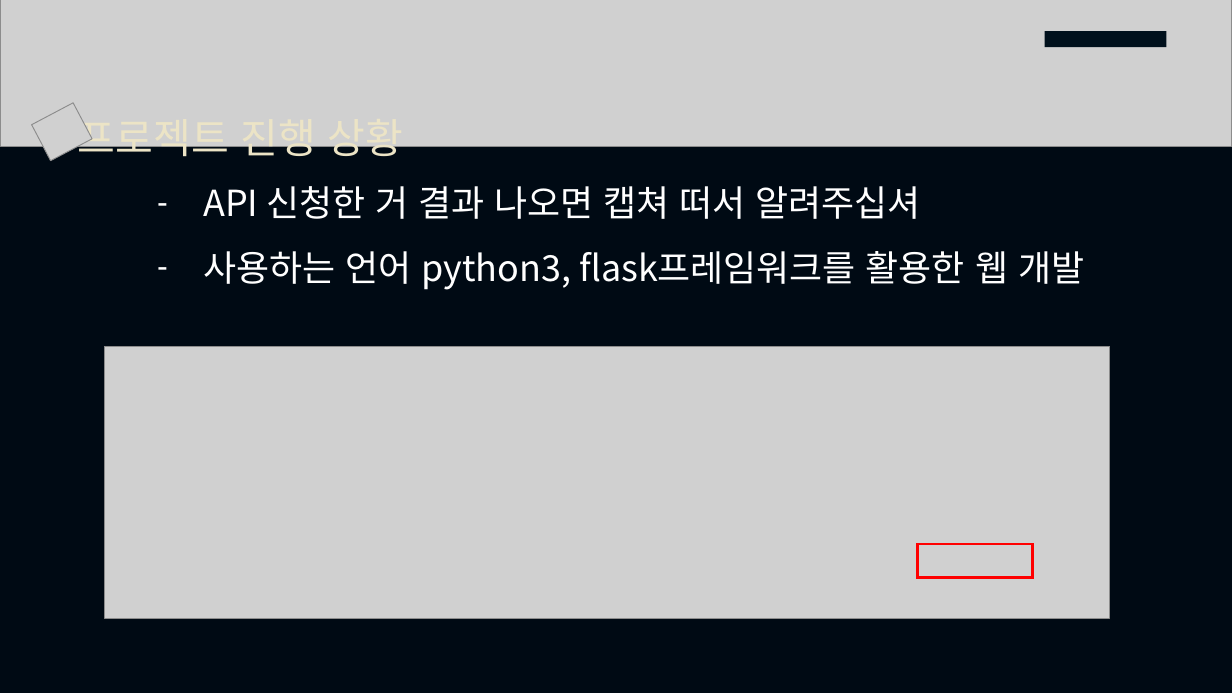
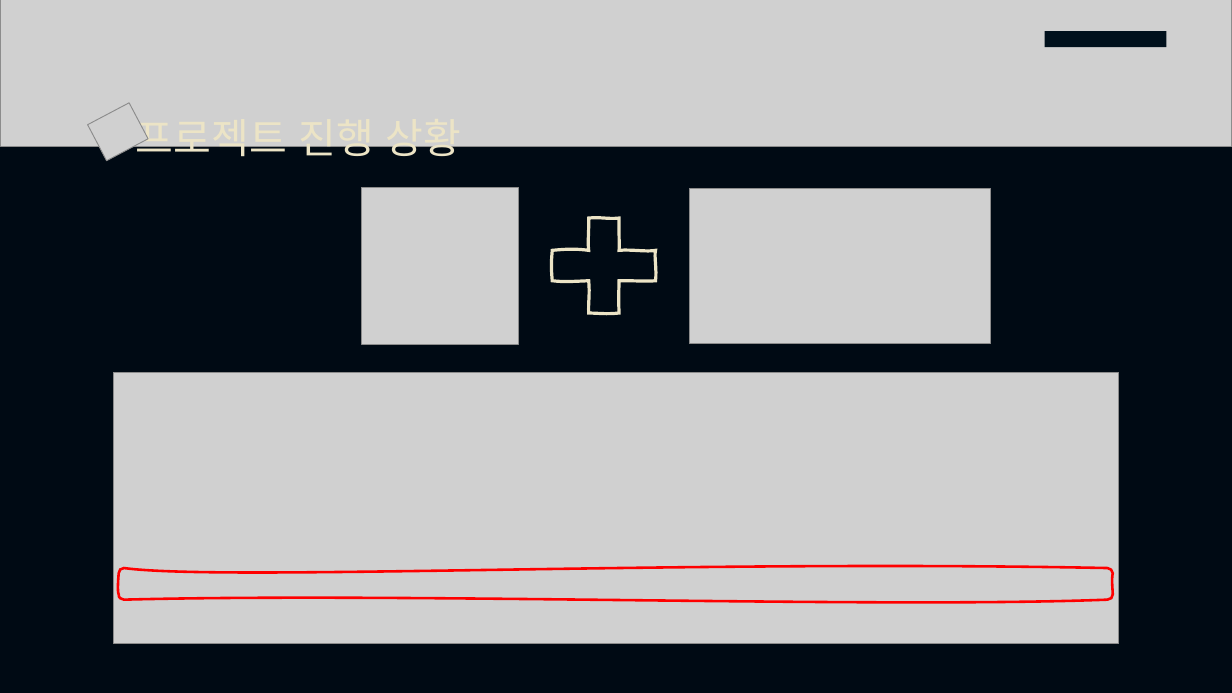
Before and after one commit to jinho-github/LOL-API-Statistics, a slide deck: slide 6 of lol.pptx. Drawn at 1232x693 pixels with LibreOffice and Linux fonts; fonts in the diff are those of the drawing; grey boxes stand for pictures. Boxes give left, top, right and bottom in pixels: in the first picture for what was removed or moved away, otherwise in the second. Text is boxed around its words. In the diff, an @@ line names an element or a change of style, - is before the commit and + after.

```diff
--- a/lol.pptx
+++ b/lol.pptx
@@ text "프로젝트 진행 상황": place and size @@
-text "프로젝트 진행 상황" at <box>78,112,403,164</box>
+text "프로젝트 진행 상황" at <box>136,116,461,164</box>
@@ text "프로젝트 진행 상황" at <box>136,116,461,164</box>: alignment left to centre @@
@@ picture: place and size @@
-picture at <box>32,103,92,161</box>
+picture at <box>88,103,149,161</box>
@@ text removed at <box>203,186,1084,290</box> @@
-– API 신청한 거 결과 나오면 캡쳐 떠서 알려주십셔
-– 사용하는 언어 python3, flask프레임워크를 활용한 웹 개발
@@ picture added at <box>361,188,518,344</box> @@
@@ freeform shape added at <box>534,201,675,330</box>, outline #ECE4C6 2.5 pt @@
@@ picture added at <box>689,189,991,344</box> @@
@@ picture: place and size @@
-picture at <box>105,347,1111,618</box>
+picture at <box>114,372,1119,644</box>
@@ freeform shape added at <box>119,568,1114,600</box>, outline #FF0000 2 pt @@
@@ rectangle removed at <box>918,544,1033,578</box> @@
```
Also in this commit, not shown: 4 other slides changed, 1 slide added, 1 slide removed.
